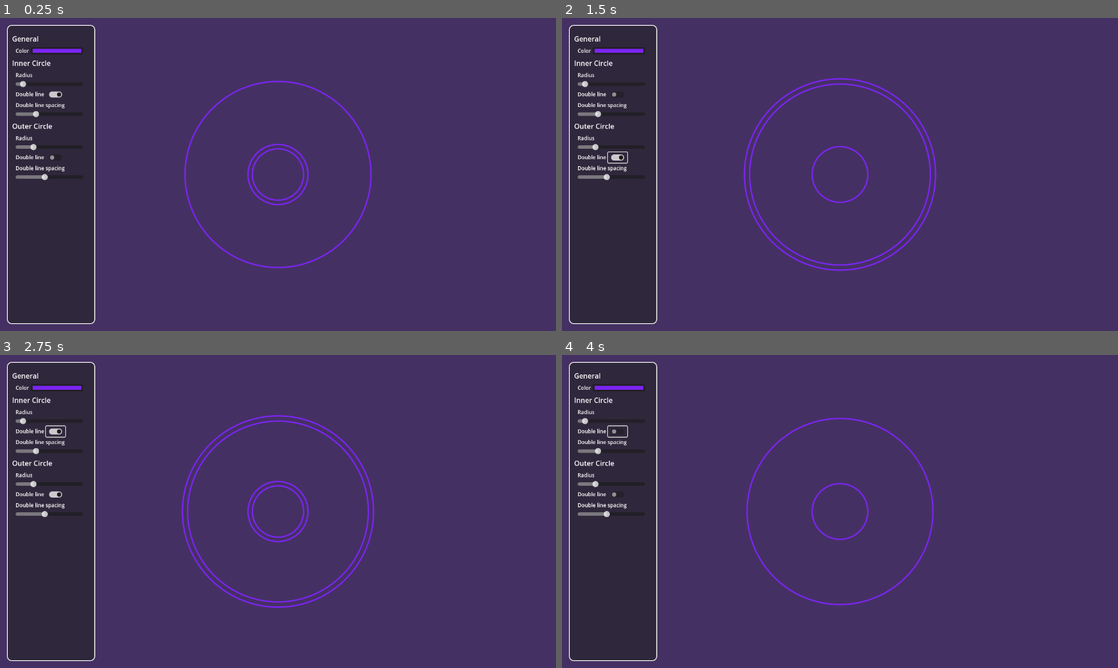
Above: before the commit, frames 1-4 (two rows, left to right).
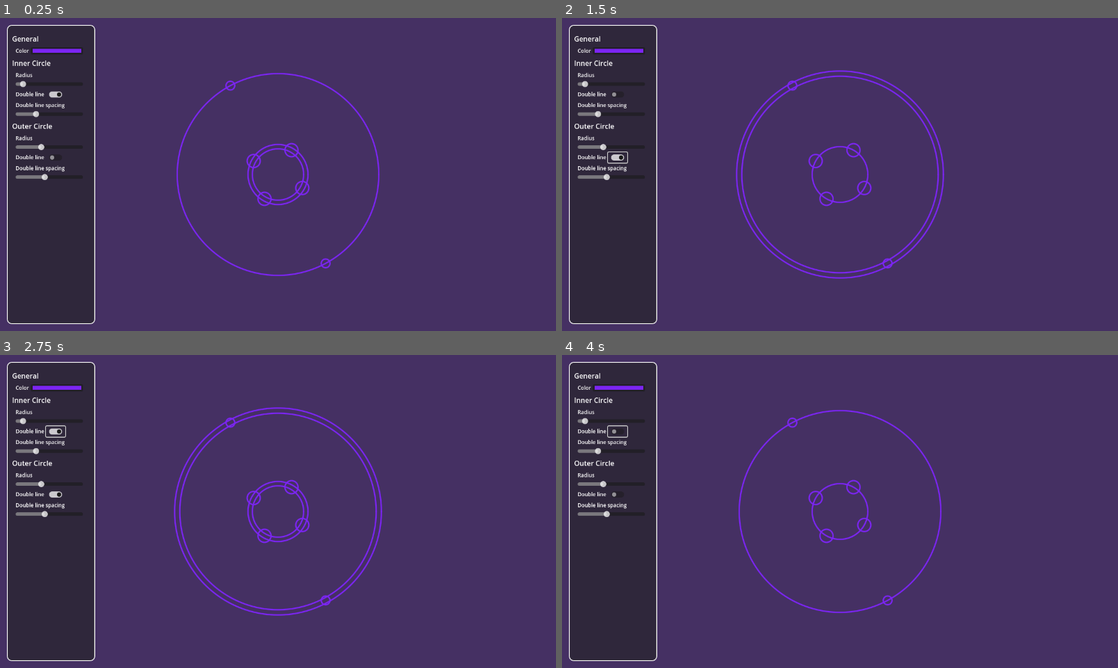
Above: after the commit, the same moments.

Repository: sterco-raro/magic-circles
Game: Godot game, scene res://scenes/main/main.tscn
Two runs of this game, one before a commit and one after it. Both use one fixed random seed, a clock stepped at 60 frames per second and the inputs below.
Inputs (mouse positions are in pixels of both pictures, inside the frame that each line leads up to):
- Up to frame 1 (0.25 s): no input
- Up to frame 2 (1.5 s): click (617, 93) at 0.5 s; click (617, 158) at 1.25 s
- Up to frame 3 (2.75 s): click (55, 430) at 2 s
- Up to frame 4 (4 s): click (617, 495) at 2.75 s; click (617, 430) at 3.5 s

The runs differ from the first frame. In frame 1, 1.6% of the frame differs, in the area x 5-69%, y 17-83%; in frame 2, 2.9%, in the area x 5-69%, y 16-84%; in frame 3, 2.9%; in frame 4, 1.6%.

Commit message:
Added equidistant embedded circles

Diff:
--- a/scripts/MagicArc.gd
+++ b/scripts/MagicArc.gd
@@ -6,3 +6,8 @@
 var double: bool
 # Double arc spacing
 var spacing: int
+# Small circles embedded in the main arc
+var embedded: int
+var embedded_radius: int
+var embedded_distance_rad: float # Circular sector angle between two points in radians (distance)
+var embedded_offset_rad: float # Circular sector offset in radians
--- a/scripts/Renderer.gd
+++ b/scripts/Renderer.gd
@@ -25,6 +25,15 @@
 		draw_arc(center, arc.radius + arc.spacing, 0, 2*PI, 200, color, width, true)
 	else:
 		draw_arc(center, arc.radius, 0, 2*PI, 200, color, width, true)
+
+	# Draw equidistant smaller circles on the main arc
+	if arc.embedded:
+		var x: float
+		var y: float
+		for i in arc.embedded:
+			x = center.x + arc.radius * cos(arc.embedded_offset_rad + arc.embedded_distance_rad * i)
+			y = center.y + arc.radius * sin(arc.embedded_offset_rad + arc.embedded_distance_rad * i)
+			draw_arc(Vector2(x, y), arc.embedded_radius, 0, 2*PI, 100, color, width, true)
 
 func set_color(color: Color):
 	_color = color
--- a/scripts/generator.gd
+++ b/scripts/generator.gd
@@ -11,6 +11,14 @@
 	circle.inner.radius = randi_range(Constants.INNER_CIRCLE_RADIUS_MIN, Constants.INNER_CIRCLE_RADIUS_MAX)
 	circle.inner.double = true if randf() > 0.5 else false # TODO settings
 	circle.inner.spacing = randi_range(3, 8)
+	circle.inner.embedded = randi_range(0, 8)
+	circle.inner.embedded_radius = randi_range(8, 16)
+	if circle.inner.embedded:
+		circle.inner.embedded_distance_rad = 2*PI/circle.inner.embedded
+		circle.inner.embedded_offset_rad = randf_range(0, circle.inner.embedded_distance_rad)
+	else:
+		circle.inner.embedded_distance_rad = 0
+		circle.inner.embedded_offset_rad = 0
 	#endregion
 
 	#region OUTER CIRCLE
@@ -18,6 +26,14 @@
 	circle.outer.radius = randi_range(Constants.OUTER_CIRCLE_RADIUS_MIN, Constants.OUTER_CIRCLE_RADIUS_MAX)
 	circle.outer.double = true if randf() > 0.5 else false
 	circle.outer.spacing = randi_range(3, 8)
+	circle.outer.embedded = randi_range(0, 8)
+	circle.outer.embedded_radius = randi_range(8, 16)
+	if circle.outer.embedded:
+		circle.outer.embedded_distance_rad = 2*PI/circle.outer.embedded
+		circle.outer.embedded_offset_rad = randf_range(0, circle.outer.embedded_distance_rad)
+	else:
+		circle.outer.embedded_distance_rad = 0
+		circle.outer.embedded_offset_rad = 0
 	#endregion
 
 	return circle
